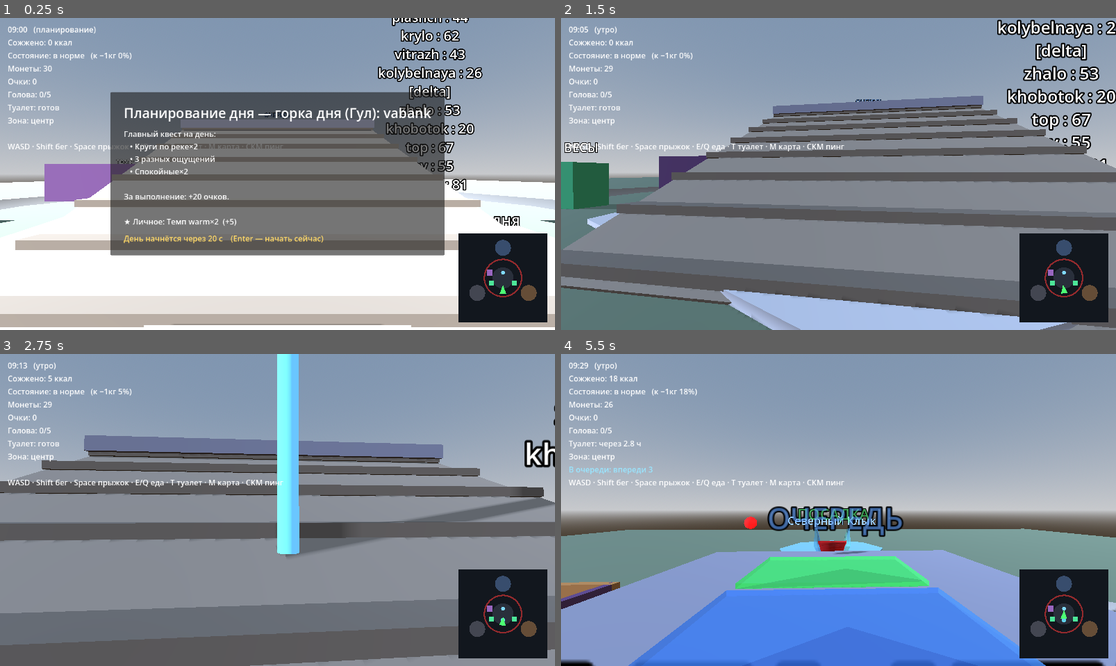
Above: before the commit, frames 1-4 (two rows, left to right).
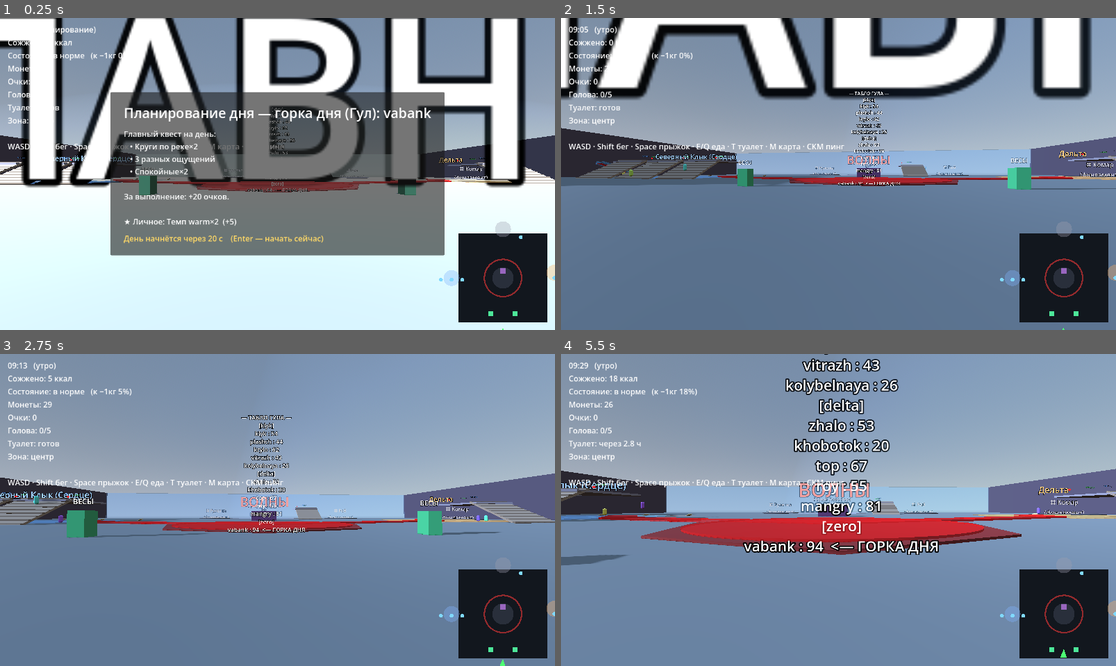
Above: after the commit, the same moments.

Repository: evangelipeep/Red-Wave
Game: Godot game, scene res://world/ParkGreybox.tscn
Same seed, same stepped clock (60 frames per second), same inputs: the game is played once before the commit and once after it. The project has no main scene, so this scene is started directly.
Inputs (mouse positions are in pixels of both pictures, inside the frame that each line leads up to):
- Up to frame 1 (0.25 s): no input
- Up to frame 2 (1.5 s): tap Enter (ui_accept) at 0.5 s; drag from (1066, 276) to (894, 105) at 0.52 s; move the mouse to (810, 174) at 1.27 s; hold W (move_forward) from 1.28 s (still down); tap E (eat_snack) at 1.35 s
- Up to frame 3 (2.75 s): keep holding W (move_forward); tap Space (jump) at 1.52 s; move the mouse to (288, 503) at 2.02 s; hold Middle mouse button (ping) from 2.03 s (still down)
- Up to frame 4 (5.5 s): keep holding W (move_forward); move the mouse to (832, 516) at 2.77 s; release Middle mouse button (ping) at 2.78 s; tap Shift (sprint) at 2.85 s; click (832, 516) at 2.92 s; tap Space (jump) at 3.02, 3.77, 4.52 s; move the mouse to (877, 513) at 3.52 s; hold T (toilet) 3.53-4.28 s; move the mouse to (794, 506) at 4.27 s; tap Q (eat_meal) at 4.35 s; move the mouse to (844, 510) at 5.02 s; hold E (eat_snack) from 5.03 s (still down); click (844, 510) at 5.17 s

The runs differ from the first frame. In frame 1, 61% of the frame differs, in the area x 0-100%, y 0-100%; in frame 2, 76%; in frame 3, 65%; in frame 4, 57%.

Commit message:
feat(park): большая территория аквапарка — купол, 3 зоны, капилляр, комплекс Сердце + горки
- крытый аквапарк 200x160: высокие стены (3 этажа), стеклянный купол, панорама со стороны Зеро
- 3 зоны: Северный Клык (комплекс Сердце, слева), Дельта (справа), Серый Пояс Зеро (сверху)
- бассейн Волны в центре + река-капилляр двумя ветками с течением вдоль русла
- фундаменты будущих объектов: Рулетка, Рой, Комар, Магазин
- горки: Сердце (klyk/plashch/krylo) + Дельта (zhalo) + Зеро (ruletka) — квесты по зонам тестируемы
- NPC спавнятся у своей горки; течение реки теперь вдоль русла (flow_dir)
- проверено: NPC катаются на всех 5 горках во всех зонах, без ошибок/проваливаний

Co-Authored-By: Claude Opus 4.8 <noreply@anthropic.com>

Diff:
--- a/player/PlayerController.gd
+++ b/player/PlayerController.gd
@@ -30,7 +30,7 @@
 var swimming: bool = false
 var _water_surface_y: float = 0.0           # уровень поверхности текущей воды
 var _in_river: bool = false                 # в ленивой реке (есть течение)
-var _river_center: Vector3 = Vector3.ZERO
+var _river_flow: Vector3 = Vector3.ZERO     # направление течения текущего русла
 var _river_count: int = 0
 var riding: bool = false        # едем с горки — движением управляет SlideRail
 var _rail: Node = null
@@ -172,14 +172,10 @@
 	velocity.x += horiz.x * swim_speed * water_drag * delta
 	velocity.z += horiz.z * swim_speed * water_drag * delta
 
-	# Течение ленивой реки — тащит по кольцу вокруг центра.
+	# Течение ленивой реки — тащит вдоль русла (flow_dir).
 	if _in_river:
-		var tang := Vector3.UP.cross(global_position - _river_center)
-		tang.y = 0.0
-		if tang.length() > 0.01:
-			tang = tang.normalized()
-			velocity.x += tang.x * river_drift * water_drag * delta
-			velocity.z += tang.z * river_drift * water_drag * delta
+		velocity.x += _river_flow.x * river_drift * water_drag * delta
+		velocity.z += _river_flow.z * river_drift * water_drag * delta
 
 	# Вертикаль (как в Minecraft): Space — всплывать, Ctrl — нырять, иначе лёгкое погружение.
 	# Всплыл к поверхности и держишь Space → мягко выходишь (уносишь ≤ swim_rise_speed).
@@ -238,7 +234,7 @@
 	if area.is_in_group("river"):
 		_river_count += 1
 		_in_river = true
-		_river_center = area.get_meta("river_center", Vector3.ZERO)
+		_river_flow = area.get_meta("flow_dir", Vector3.ZERO)
 
 func _on_water_exited(area: Area3D) -> void:
 	if area.is_in_group("water"):
--- a/systems/npc/NPCAgent.gd
+++ b/systems/npc/NPCAgent.gd
@@ -39,7 +39,7 @@
 
 func setup(s: SlideRail) -> void:
 	slide = s
-	global_position = Vector3(randf_range(-12.0, 12.0), 1.0, randf_range(-2.0, 14.0))
+	global_position = s.wander_point()   # появляемся у своей горки
 	_go_queue()
 
 func _physics_process(delta: float) -> void:
--- a/world/ParkBuilder.gd
+++ b/world/ParkBuilder.gd
@@ -1,40 +1,47 @@
 extends Node3D
-## Greybox-парк (фаза 1): строит примитивами центральную площадь, 3 зоны с
-## названиями и детекторами, мосты и ленивую реку-кольцо (плавание + течение).
-## Горка ставится отдельно (сцена), сюда — копаем под её бассейн яму.
-## NavMesh отложен до NPC (фаза 2): без агентов он невидим.
-
-const RIVER_RADIUS := 21.0
-const RIVER_SURFACE_Y := -0.3
+## Большая основная территория крытого аквапарка «Красная Волна» (greybox).
+## Купол + высокие стены (3 этажа), панорама со стороны «Зеро» (закат там же).
+## 3 зоны: Северный Клык (слева, комплекс «Сердце»), Дельта (справа), Серый Пояс Зеро
+## (сверху). Бассейн «Волны» в центре, река-капилляр уходит от него в стороны.
+## Горки (комплекс Сердце + по одной в Дельте/Зеро) расставлены в сцене ParkGreybox.
+## Фундаменты будущих объектов (Рулетка, Рой, Комар, Магазин) намечены площадками.
+
+const HALF_X := 100.0
+const HALF_Z := 80.0
+const WALL_H := 16.0          # ~3 этажа
+const WAVE_POOL := Vector3(0, 0, 22)
+const WAVE_RADIUS := 14.0
 
 const ZONES := [
-	{"id": "klyk",  "name": "Северный Клык",      "pos": Vector3(0, 0, -34),  "col": Color(0.5, 0.7, 1.0)},
-	{"id": "delta", "name": "Дельта",             "pos": Vector3(29, 0, 17),  "col": Color(1.0, 0.7, 0.4)},
-	{"id": "zero",  "name": "Серый Пояс Зеро",    "pos": Vector3(-29, 0, 17), "col": Color(0.62, 0.62, 0.68)},
+	{"id": "klyk",  "name": "Северный Клык (Сердце)", "pos": Vector3(-58, 0, 0),  "col": Color(0.5, 0.7, 1.0)},
+	{"id": "delta", "name": "Дельта",                 "pos": Vector3(58, 0, -6),  "col": Color(1.0, 0.7, 0.4)},
+	{"id": "zero",  "name": "Серый Пояс Зеро",        "pos": Vector3(0, 0, -55),  "col": Color(0.62, 0.62, 0.68)},
+]
+
+const FOUNDATIONS := [
+	{"name": "Рулетка",  "pos": Vector3(-26, 0, -58), "r": 9.0},
+	{"name": "Рой",      "pos": Vector3(42, 0, -52),  "r": 9.0},
+	{"name": "Комар",    "pos": Vector3(80, 0, -22),  "r": 9.0},
+	{"name": "Магазин",  "pos": Vector3(-72, 0, 52),  "r": 7.0},
 ]
 
 func _ready() -> void:
 	_build_ground()
-	_build_pad(Vector3.ZERO, 12.0, Color(0.78, 0.78, 0.82))
-	_build_label("ЦЕНТР", Vector3(0, 5, 0), Color(1, 1, 1))
+	_build_walls_and_dome()
+	_build_pad(WAVE_POOL, WAVE_RADIUS + 2.0, Color(0.5, 0.2, 0.2))
+	_build_wave_pool()
+	_build_capillary()
+	_build_label("ВОЛНЫ", WAVE_POOL + Vector3(0, 4, 0), Color(0.9, 0.5, 0.5))
+	_build_label("СПАВН →", Vector3(0, 3, 60), Color(1, 1, 1))
 	for z in ZONES:
-		_build_pad(z["pos"], 9.0, z["col"])
+		_build_pad(z["pos"], 18.0, Color(z["col"].r, z["col"].g, z["col"].b, 0.5))
 		_build_zone_area(z["id"], z["pos"])
-		_build_label(z["name"], z["pos"] + Vector3(0, 5, 0), z["col"])
-	# Река-кольцо временно убрана (мешала размещению горки) — вернём при доводке.
-	_build_weigh(Vector3(13, 0, 6))
-	_build_weigh(Vector3(-13, 0, 6))
-	_build_theater(Vector3(-15, 0, -6))
-
-func _build_weigh(pos: Vector3) -> void:
-	var w := WeighStation.new()
-	w.position = pos
-	add_child(w)
-
-func _build_theater(pos: Vector3) -> void:
-	var t := TheaterPOI.new()
-	t.position = pos
-	add_child(t)
+		_build_label(z["name"], z["pos"] + Vector3(0, 7, 0), z["col"])
+	for f in FOUNDATIONS:
+		_build_foundation(f["name"], f["pos"], f["r"])
+	_build_weigh(Vector3(14, 0, 40))
+	_build_weigh(Vector3(-14, 0, 40))
+	_build_theater(Vector3(0, 0, -8))
 
 func _mat(c: Color, transparent := false) -> StandardMaterial3D:
 	var m := StandardMaterial3D.new()
@@ -50,28 +57,47 @@
 	ground.use_collision = true
 	ground.add_to_group("ground")   # горки сами выкопают ямы под бассейны
 	add_child(ground)
-
 	var floor_box := CSGBox3D.new()
-	floor_box.size = Vector3(140, 14, 140)
+	floor_box.size = Vector3(HALF_X * 2, 14, HALF_Z * 2)
 	floor_box.position = Vector3(0, -7, 0)
-	floor_box.material = _mat(Color(0.45, 0.5, 0.42))
+	floor_box.material = _mat(Color(0.45, 0.48, 0.5))
 	ground.add_child(floor_box)
 
-	# Траншея под реку-кольцо.
-	var trench := CSGTorus3D.new()
-	trench.inner_radius = RIVER_RADIUS - 3.5
-	trench.outer_radius = RIVER_RADIUS + 3.5
-	trench.sides = 12
-	trench.ring_sides = 24
-	trench.operation = CSGShape3D.OPERATION_SUBTRACTION
-	ground.add_child(trench)
+func _build_walls_and_dome() -> void:
+	var solid := _mat(Color(0.35, 0.33, 0.4))
+	var glass := _mat(Color(0.6, 0.8, 1.0, 0.25), true)
+	# Стены по периметру (3 этажа). Северная (−Z, сторона Зеро) — панорамное стекло.
+	_wall(Vector3(0, WALL_H * 0.5, HALF_Z), Vector3(HALF_X * 2, WALL_H, 2), solid)    # юг
+	_wall(Vector3(HALF_X, WALL_H * 0.5, 0), Vector3(2, WALL_H, HALF_Z * 2), solid)    # восток
+	_wall(Vector3(-HALF_X, WALL_H * 0.5, 0), Vector3(2, WALL_H, HALF_Z * 2), solid)   # запад
+	_wall(Vector3(0, WALL_H * 0.5, -HALF_Z), Vector3(HALF_X * 2, WALL_H, 1.5), glass) # север (панорама/закат)
+	# Стеклянный купол.
+	var dome := MeshInstance3D.new()
+	dome.name = "Dome"
+	var sphere := SphereMesh.new()
+	sphere.radius = 150.0
+	sphere.height = 300.0
+	sphere.radial_segments = 32
+	sphere.rings = 16
+	dome.mesh = sphere
+	dome.position = Vector3(0, WALL_H - 2.0, 0)
+	dome.material_override = _mat(Color(0.55, 0.75, 1.0, 0.12), true)
+	add_child(dome)
+
+func _wall(pos: Vector3, size: Vector3, mat: StandardMaterial3D) -> void:
+	var w := CSGBox3D.new()
+	w.size = size
+	w.position = pos
+	w.use_collision = true
+	w.material = mat
+	add_child(w)
 
 func _build_pad(pos: Vector3, r: float, col: Color) -> void:
 	var pad := CSGCylinder3D.new()
 	pad.radius = r
 	pad.height = 0.15
 	pad.position = pos + Vector3(0, 0.08, 0)
-	pad.material = _mat(col)
+	pad.material = _mat(col, col.a < 1.0)
 	add_child(pad)
 
 func _build_zone_area(zone_id: String, pos: Vector3) -> void:
@@ -79,61 +105,101 @@
 	area.zone_id = zone_id
 	var cs := CollisionShape3D.new()
 	var shape := CylinderShape3D.new()
-	shape.radius = 10.0
-	shape.height = 6.0
+	shape.radius = 16.0
+	shape.height = 8.0
 	cs.shape = shape
 	area.add_child(cs)
-	area.position = pos + Vector3(0, 3, 0)
+	area.position = pos + Vector3(0, 4, 0)
 	add_child(area)
 
 func _build_label(text: String, pos: Vector3, col: Color) -> void:
 	var label := Label3D.new()
 	label.text = text
-	label.font_size = 96
+	label.font_size = 110
 	label.pixel_size = 0.02
 	label.modulate = col
+	label.outline_size = 14
 	label.billboard = BaseMaterial3D.BILLBOARD_ENABLED
 	label.position = pos
 	add_child(label)
 
-func _build_bridge(zone_pos: Vector3) -> void:
-	var dir := Vector3(zone_pos.x, 0, zone_pos.z).normalized()
-	var tangent := Vector3.UP.cross(dir).normalized()
-	var b := CSGBox3D.new()
-	b.size = Vector3(5, 0.6, 16)   # x — ширина (по касательной), z — длина (по радиусу)
-	b.use_collision = true
-	b.material = _mat(Color(0.7, 0.6, 0.5))
-	b.transform = Transform3D(Basis(tangent, Vector3.UP, dir), dir * 18.0 + Vector3(0, 0.1, 0))
-	add_child(b)
-
-func _build_river() -> void:
-	var segments := 24
-	for i in range(segments):
-		var a := TAU * float(i) / float(segments)
-		var radial := Vector3(sin(a), 0, cos(a))
-		var tangent := Vector3.UP.cross(radial).normalized()
-		var basis := Basis(tangent, Vector3.UP, radial)
-		var pos := radial * RIVER_RADIUS
-
-		# Вода (визуал, красная у поверхности).
+func _build_foundation(name_text: String, pos: Vector3, r: float) -> void:
+	var pad := CSGCylinder3D.new()
+	pad.radius = r
+	pad.height = 0.3
+	pad.position = pos + Vector3(0, 0.15, 0)
+	pad.material = _mat(Color(0.3, 0.3, 0.33))
+	add_child(pad)
+	_build_label("⌗ " + name_text + "\n(фундамент)", pos + Vector3(0, 3, 0), Color(0.7, 0.7, 0.75))
+
+func _build_wave_pool() -> void:
+	var water := MeshInstance3D.new()
+	water.name = "WaveWater"
+	var cyl := CylinderMesh.new()
+	cyl.top_radius = WAVE_RADIUS
+	cyl.bottom_radius = WAVE_RADIUS
+	cyl.height = 0.4
+	water.mesh = cyl
+	water.position = WAVE_POOL + Vector3(0, 0.1, 0)
+	water.material_override = _mat(Color(0.8, 0.05, 0.05, 0.7), true)
+	add_child(water)
+	var area := Area3D.new()
+	area.name = "WavePoolArea"
+	area.add_to_group("water")
+	area.set_meta("surface_y", 0.3)
+	var cs := CollisionShape3D.new()
+	var box := BoxShape3D.new()
+	box.size = Vector3(WAVE_RADIUS * 2, 2.0, WAVE_RADIUS * 2)
+	cs.shape = box
+	area.add_child(cs)
+	area.position = WAVE_POOL + Vector3(0, 0.5, 0)
+	add_child(area)
+
+func _build_capillary() -> void:
+	# Две «ленивые» ветки-капилляры от Волн в стороны (Сердце и Дельта).
+	var left := [WAVE_POOL, Vector3(-22, 0, 14), Vector3(-40, 0, 6), Vector3(-55, 0, -10)]
+	var right := [WAVE_POOL, Vector3(24, 0, 12), Vector3(48, 0, 2), Vector3(60, 0, -16)]
+	_capillary_arm(left)
+	_capillary_arm(right)
+
+func _capillary_arm(points: Array) -> void:
+	for i in range(points.size() - 1):
+		var a: Vector3 = points[i]
+		var b: Vector3 = points[i + 1]
+		var mid := (a + b) * 0.5
+		var dir := (b - a)
+		dir.y = 0
+		var seg_len := dir.length()
+		dir = dir.normalized()
+		var basis := Basis.looking_at(dir, Vector3.UP)
+		# Вода (визуал).
 		var vis := MeshInstance3D.new()
 		var bm := BoxMesh.new()
-		bm.size = Vector3(5.8, 0.3, 6.0)   # x — вдоль кольца, z — поперёк
+		bm.size = Vector3(5, 0.3, seg_len + 1.0)
 		vis.mesh = bm
 		vis.material_override = _mat(Color(0.8, 0.05, 0.05, 0.7), true)
-		vis.transform = Transform3D(basis, pos + Vector3(0, RIVER_SURFACE_Y, 0))
+		vis.transform = Transform3D(basis, mid + Vector3(0, 0.15, 0))
 		add_child(vis)
-
-		# Объём воды (плавание + течение по кольцу).
+		# Объём воды + течение вдоль русла.
 		var area := Area3D.new()
 		area.add_to_group("water")
 		area.add_to_group("river")
-		area.set_meta("surface_y", RIVER_SURFACE_Y)
-		area.set_meta("river_center", Vector3.ZERO)
+		area.set_meta("surface_y", 0.3)
+		area.set_meta("flow_dir", dir)
 		var cs := CollisionShape3D.new()
 		var box := BoxShape3D.new()
-		box.size = Vector3(5.8, 3.0, 6.0)
+		box.size = Vector3(5, 2.0, seg_len + 1.0)
 		cs.shape = box
 		area.add_child(cs)
-		area.transform = Transform3D(basis, pos + Vector3(0, -1.5, 0))
+		area.transform = Transform3D(basis, mid + Vector3(0, 0.5, 0))
 		add_child(area)
+
+func _build_weigh(pos: Vector3) -> void:
+	var w := WeighStation.new()
+	w.position = pos
+	add_child(w)
+
+func _build_theater(pos: Vector3) -> void:
+	var t := TheaterPOI.new()
+	t.position = pos
+	add_child(t)
--- a/world/ParkGreybox.tscn
+++ b/world/ParkGreybox.tscn
@@ -39,17 +39,35 @@
 script = ExtResource("3")
 
 [node name="HypeBoard" type="Node3D" parent="."]
-transform = Transform3D(1, 0, 0, 0, 1, 0, 0, 0, 1, 6, 3, 6)
+transform = Transform3D(1, 0, 0, 0, 1, 0, 0, 0, 1, 0, 3, 38)
 script = ExtResource("10")
 
 [node name="NPCManager" type="Node" parent="."]
 script = ExtResource("11")
+npc_count = 10
 
-[node name="SlideRail" parent="." instance=ExtResource("5")]
-transform = Transform3D(1, 0, 0, 0, 1, 0, 0, 0, 1, 0, 0, -6)
+[node name="HeartKlyk" parent="." instance=ExtResource("5")]
+transform = Transform3D(1, 0, 0, 0, 1, 0, 0, 0, 1, -70, 0, 2)
+slide_id = "klyk"
+
+[node name="HeartPlashch" parent="." instance=ExtResource("5")]
+transform = Transform3D(1, 0, 0, 0, 1, 0, 0, 0, 1, -58, 0, 2)
+slide_id = "plashch"
+
+[node name="HeartKrylo" parent="." instance=ExtResource("5")]
+transform = Transform3D(1, 0, 0, 0, 1, 0, 0, 0, 1, -46, 0, 2)
+slide_id = "krylo"
+
+[node name="SlideDelta" parent="." instance=ExtResource("5")]
+transform = Transform3D(1, 0, 0, 0, 1, 0, 0, 0, 1, 58, 0, 0)
+slide_id = "zhalo"
+
+[node name="SlideZero" parent="." instance=ExtResource("5")]
+transform = Transform3D(1, 0, 0, 0, 1, 0, 0, 0, 1, 20, 0, -46)
+slide_id = "ruletka"
 
 [node name="Player" parent="." instance=ExtResource("4")]
-transform = Transform3D(1, 0, 0, 0, 1, 0, 0, 0, 1, 0, 1.5, 14)
+transform = Transform3D(1, 0, 0, 0, 1, 0, 0, 0, 1, 0, 1.5, 62)
 
 [node name="HUD" parent="." instance=ExtResource("6")]
 
